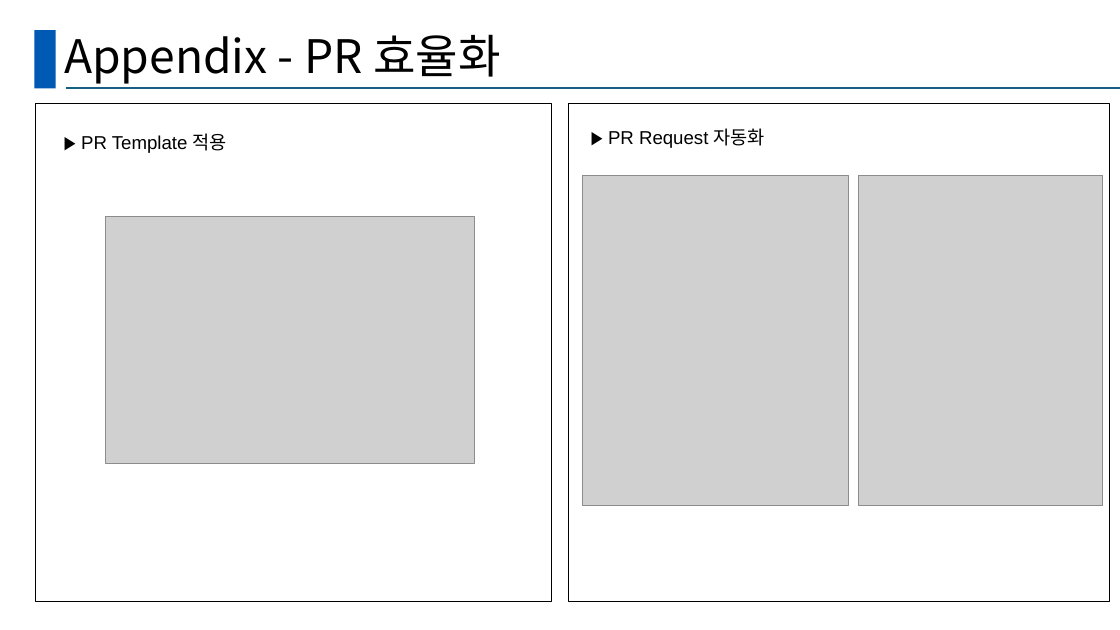
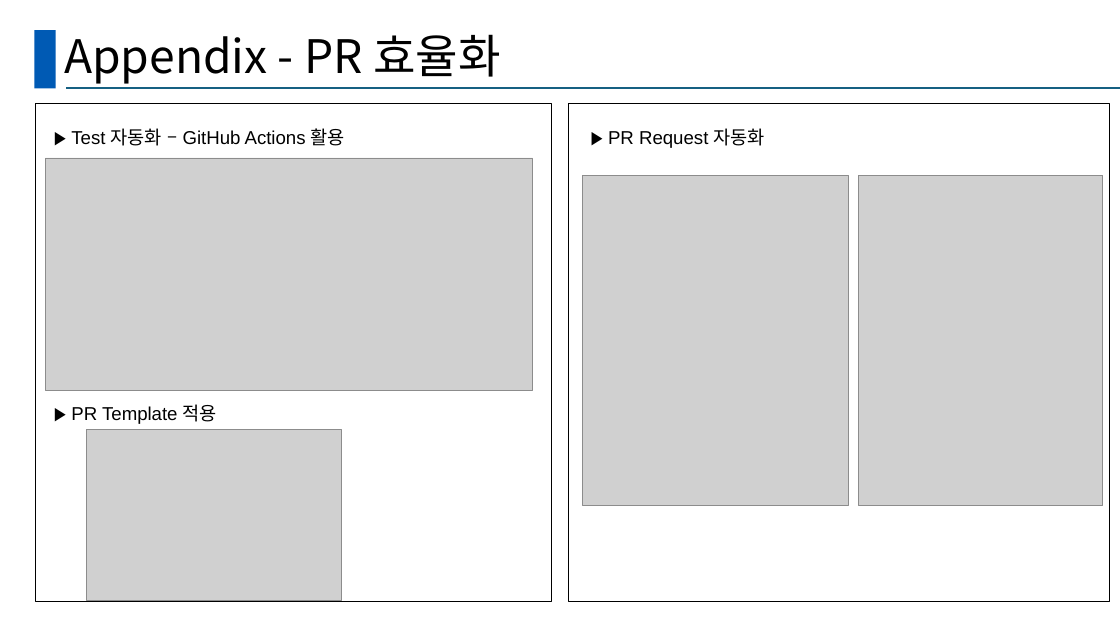
Before and after one commit to Hyominii/ssd, a slide deck: slide 14 of SSD_B_BestReviewer.pptx. Drawn at 1120x630 pixels with LibreOffice and Linux fonts; fonts in the diff are those of the drawing; grey boxes stand for pictures. Boxes give left, top, right and bottom in pixels: in the first picture for what was removed or moved away, otherwise in the second. Text is boxed around its words. In the diff, an @@ line names an element or a change of style, - is before the commit and + after.

Commit message:
[doc] Final 2.0

```diff
--- a/SSD_B_BestReviewer.pptx
+++ b/SSD_B_BestReviewer.pptx
@@ text added at box(71, 128, 345, 146), 16 pt, text #000000 @@
+▶ Test 자동화 – GitHub Actions 활용
@@ picture added at box(45, 158, 533, 390) @@
@@ text "▶ PR Template 적용": place and size @@
-text "▶ PR Template 적용" at box(81, 133, 227, 153)
+text "▶ PR Template 적용" at box(71, 404, 217, 424)
@@ picture: place and size @@
-picture at box(105, 217, 475, 464)
+picture at box(86, 430, 341, 601)
```
